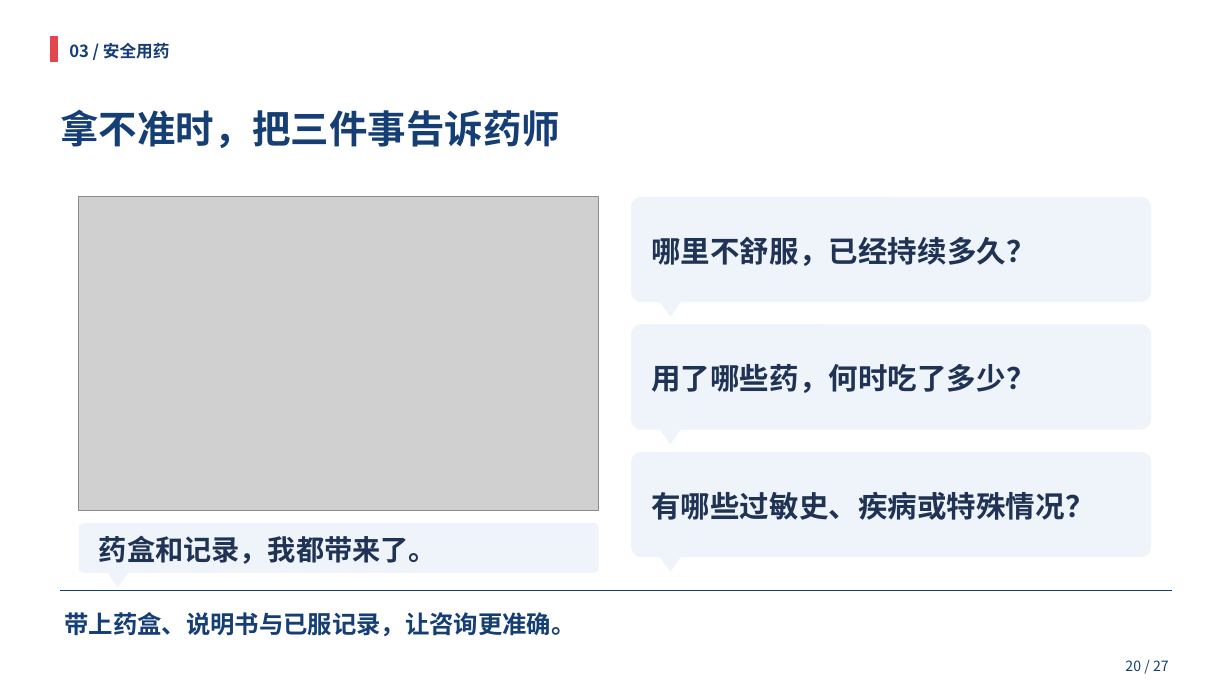
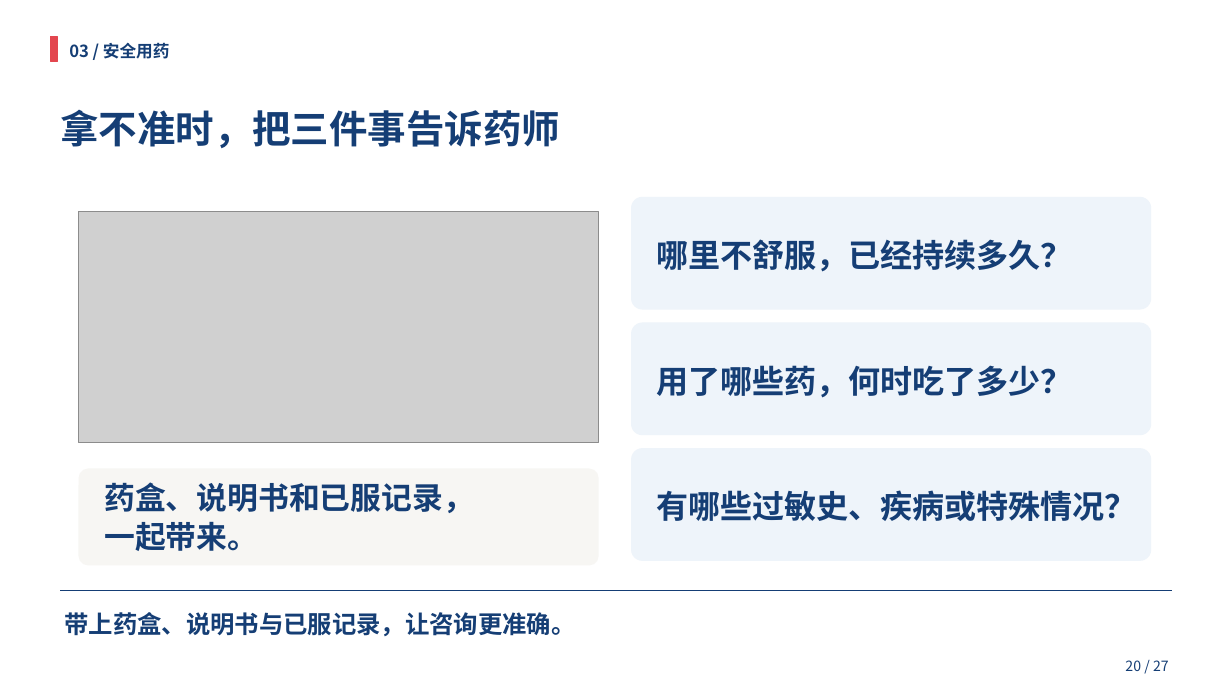
Before and after one commit to HOU-snowyfly/PPTbuilder, a slide deck: slide 20 of 交付文件/合理用药_双人35分钟.pptx. Drawn at 1232x693 pixels with LibreOffice and Linux fonts; fonts in the diff are those of the drawing; grey boxes stand for pictures. Boxes give left, top, right and bottom in pixels: in the first picture for what was removed or moved away, otherwise in the second. Text is boxed around its words. In the diff, an @@ line names an element or a change of style, - is before the commit and + after.

```diff
--- a/交付文件/合理用药_双人35分钟.pptx
+++ b/交付文件/合理用药_双人35分钟.pptx
@@ rounded rectangle: place and size @@
-rounded rectangle at (631, 197, 1152, 302)
+rounded rectangle at (631, 197, 1152, 310)
@@ picture: place and size @@
-picture at (79, 197, 599, 510)
+picture at (79, 212, 599, 443)
@@ size 23 to 25 pt, text colour #203354 to #153E75 in 3 elements at (656, 490, 1137, 521), (656, 365, 1072, 398), (656, 239, 1072, 272) @@
@@ rounded rectangle: place and size @@
-rounded rectangle at (631, 452, 1152, 557)
+rounded rectangle at (631, 323, 1152, 435)
@@ triangle removed at (659, 300, 682, 317) @@
@@ rounded rectangle: place and size @@
-rounded rectangle at (631, 324, 1152, 430)
+rounded rectangle at (631, 448, 1152, 561)
@@ triangle removed at (659, 428, 682, 445) @@
@@ rounded rectangle: place and size @@
-rounded rectangle at (79, 523, 599, 573)
+rounded rectangle at (79, 469, 599, 566)
@@ rounded rectangle at (79, 469, 599, 566): fill #EEF4FA to #F7F6F3 @@
@@ text at (104, 482, 474, 551): text changed; size 22 to 24 pt; text colour #203354 to #153E75 @@
-药盒和记录，我都带来了。
+药盒、说明书和已服记录，
+一起带来。
@@ triangle removed at (659, 555, 682, 572) @@
@@ triangle removed at (106, 571, 129, 588) @@
```
Also in this commit, not shown: 22 other slides changed, 1 slide added, 1 other file.
